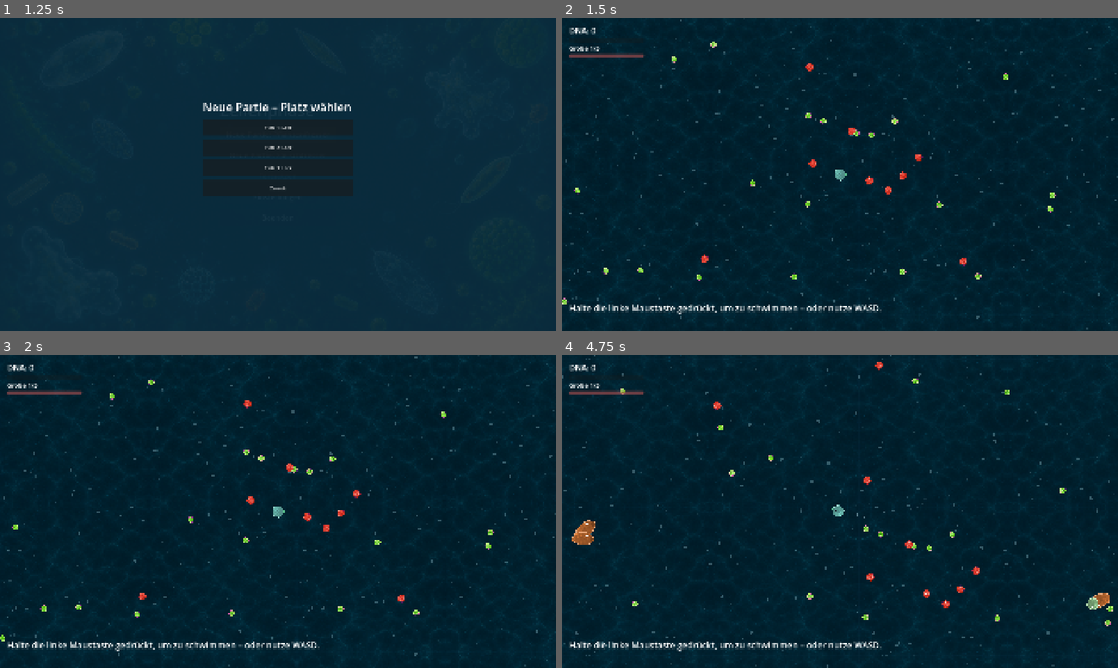
Above: before the commit, frames 1-4 (two rows, left to right).
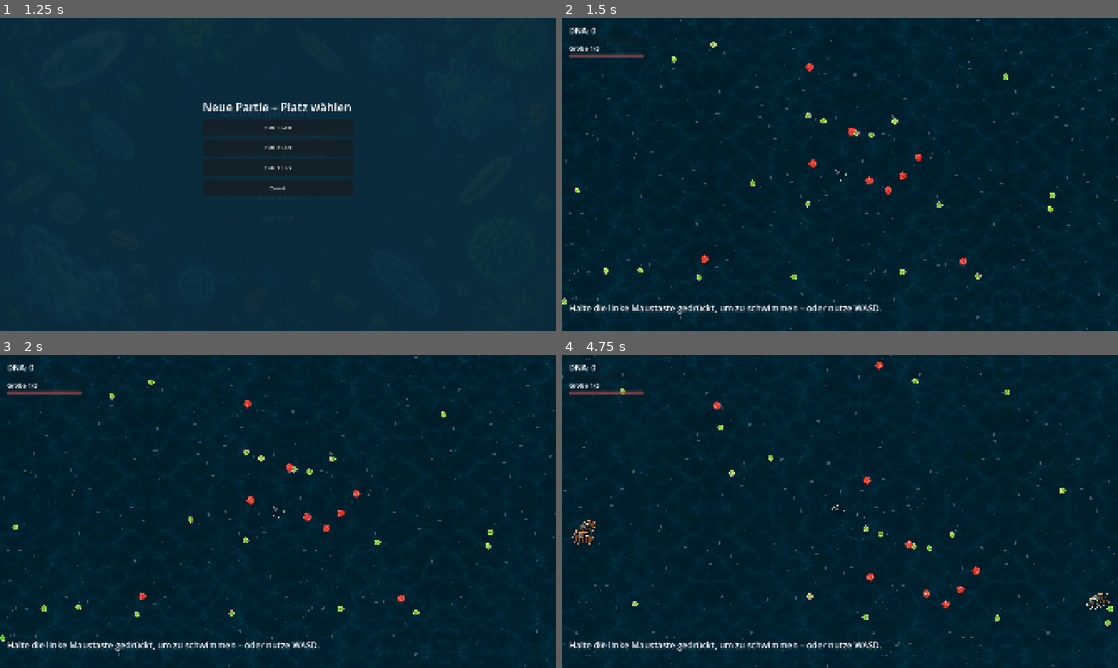
Above: after the commit, the same moments.

Repository: Mayo73/agenthub-backup
Game: Godot game, scene res://scenes/main.tscn
Same seed, same stepped clock (60 frames per second), same inputs: the game is played once before the commit and once after it.
Inputs (mouse positions are in pixels of both pictures, inside the frame that each line leads up to):
- Up to frame 1 (1.25 s): click "Neue Partie: Pflanzenfresser" at 0.5 s
- Up to frame 2 (1.5 s): click "Neue Partie: Fleischfresser" at 1.25 s
- Up to frame 3 (2 s): no input
- Up to frame 4 (4.75 s): tap Enter at 2 s; move the mouse to (812, 574) at 2.02 s; hold Up 2.03-2.75 s; tap W (hoch) at 2.1 s; click (812, 574) at 2.17 s; drag from (1006, 558) to (812, 574) at 2.77 s; move the mouse to (673, 464) at 3.52 s; hold A (links) 3.53-4.25 s; tap S (runter) at 3.6 s; drag from (867, 511) to (673, 464) at 4.27 s

Frame 1 is identical in both runs. In frame 2, less than 0.1% of the frame differs, in the area x 49-51%, y 48-52%; in frame 3, less than 0.1%; in frame 4, 0.4%, in the area x 1-99%, y 47-82%.

Commit message:
T-0193: Zellkörper mit Schatten und Glanzlicht zeichnen
Erstellt vom lokalen Agent (Modell qwen3.5:35b-a3b, Versuch 2 von 5).

Diff:
--- a/scripts/cell_painter.gd
+++ b/scripts/cell_painter.gd
@@ -23,13 +23,23 @@
 	return maxf(1.0, radius * 0.08)
 
 
+## Umriss des Schattens: die Punkte des Körpers, um den Schattenversatz verschoben.
+static func shadow_points(points: PackedVector2Array, radius: float, rotation: float) -> PackedVector2Array:
+	var off := CellShading.shadow_offset(radius, rotation)
+	var out := PackedVector2Array()
+	for p in points:
+		out.append(p + off)
+	return out
+
+
 static func draw_cell(canvas: CanvasItem, center: Vector2, look: CellLook, radius: float, time: float) -> void:
 	var outline := CellBody.wobble(look, radius, time)
 	var uv := CellBody.uvs(outline, CellBody.half_size(look, radius))
 	var points := PackedVector2Array()
 	for p in outline:
 		points.append(center + p)
-	canvas.draw_colored_polygon(points, look.color, uv, TEXTURE)
+	var rot := canvas.get_global_transform().get_rotation()
+	canvas.draw_colored_polygon(shadow_points(points, radius, rot), CellShading.SHADOW_COLOR)
 	for mark: Dictionary in CellPattern.marks(look.pattern):
 		var mpos: Vector2 = mark["pos"]
 		var pos := center + CellPattern.to_local(mpos, radius, look)
@@ -39,5 +49,6 @@
 			canvas.draw_line(pos - Vector2(0, half), pos + Vector2(0, half), pattern_color(look), size * 2.0)
 		else:
 			canvas.draw_circle(pos, size, pattern_color(look))
+	canvas.draw_circle(center + CellShading.highlight_center(radius, rot), CellShading.highlight_radius(radius), CellShading.highlight_color(look))
 	points.append(points[0])
 	canvas.draw_polyline(points, rim_color(look), rim_width(radius))
--- a/tests/test_cell_painter.gd
+++ b/tests/test_cell_painter.gd
@@ -20,3 +20,15 @@
 func test_randbreite() -> void:
 	check_eq(CellPainter.rim_width(5.0), 1.0, "Randbreite bei Radius 5.0")
 	check_eq(CellPainter.rim_width(50.0), 4.0, "Randbreite bei Radius 50.0")
+
+
+func test_schatten() -> void:
+	var s := CellPainter.shadow_points(PackedVector2Array([Vector2(0, 0), Vector2(10, 0)]), 10.0, 0.0)
+	check(s.size() == 2, "s.size() muss 2 sein")
+	check(s[0].is_equal_approx(Vector2(1.2, 1.6)), "s[0] muss bei (1.2, 1.6) liegen")
+	check(s[1].is_equal_approx(Vector2(11.2, 1.6)), "s[1] muss bei (11.2, 1.6) liegen")
+
+
+func test_schatten_gedreht() -> void:
+	var s := CellPainter.shadow_points(PackedVector2Array([Vector2(0, 0)]), 10.0, PI / 2.0)
+	check(s[0].is_equal_approx(Vector2(1.6, -1.2)), "schatten bei rotation PI/2 muss bei (1.6, -1.2) liegen")
